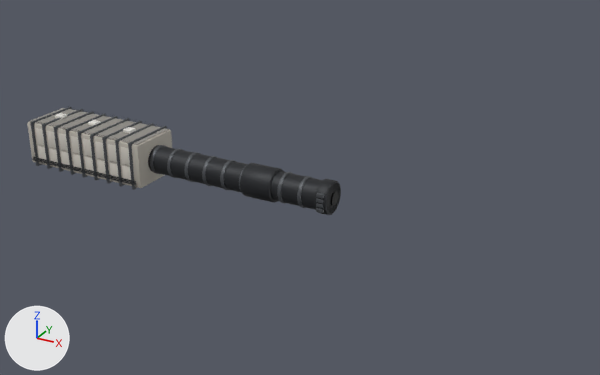
What one commit did to the glTF model machines/colossal/assets/boom.glb.
The view is the same before and after, from a camera (50 mm lens) standing at (281.0, -265.0, 134.0) and looking at (132.0, 6.0, -1.0). Lighting does not change. The marker at lower left points along +X, +Y and +Z. The picture after the commit comes second. Where no turn or scale is listed for an object, it has been applied to the vertices. Vertices at exactly the same position are counted once.

The scene before the commit, as lines of its bpy script (objects in view):
```python
me_barrel = bpy.data.meshes.new('barrel')
me_barrel.from_pydata(...)  # 4672 vertices, 9276 faces; spans x -45.0..45.8, y -7.1..7.1, z -7.0..7.0
# faces by material slot: [1780, 7308, 188]
me_barrel.materials.append(mat_trim_dark)  # dark grey #2b2d31
me_barrel.materials.append(mat_frame_dark)  # dark grey #54575c
me_barrel.materials.append(mat_bore_dark)  # black #040404
me_mantle = bpy.data.meshes.new('mantle')
me_mantle.from_pydata(...)  # 4008 vertices, 7536 faces; spans x -32.0..32.0, y -12.8..12.8, z -10.7..11.4
# faces by material slot: [108, 972, 3456, 2664, 12, 324]
me_mantle.materials.append(mat_hull_warm)  # grey #b9b4ab
me_mantle.materials.append(mat_frame_dark)  # dark grey #54575c
me_mantle.materials.append(mat_plate_light)  # light grey #d0cbc2
me_mantle.materials.append(mat_trim_dark)  # dark grey #2b2d31
me_mantle.materials.append(mat_deck_nonskid)  # grey #908d87
me_mantle.materials.append(mat_module_white)  # white #eae8e2
ob_barrel = bpy.data.objects.new('barrel', me_barrel)
ob_barrel.location = (105.0, 0.0, 0.0)
ob_mantle = bpy.data.objects.new('mantle', me_mantle)
ob_mantle.location = (32.0, 0.0, 0.0)
```
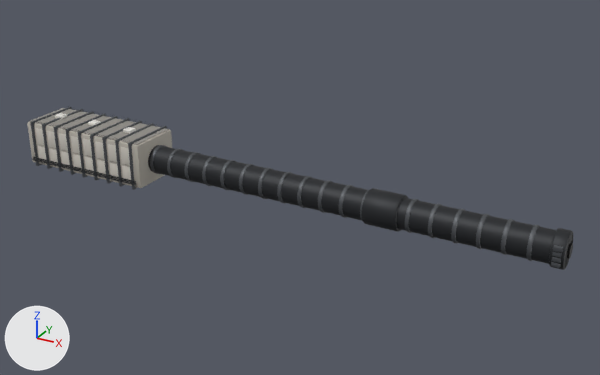
The edits, one by one:
me_barrel is used by ob_barrel; location (105.0, 0.0, 0.0).
me_barrel had 4672 vertices, 9276 faces and spanned x -45.0..45.8, y -7.1..7.1, z -7.0..7.0.
me_barrel now has 8512 vertices, 16916 faces and spans x -90.0..90.8, y -7.1..7.1, z -7.0..7.0.
me_barrel part 1: a new loose piece, a 64-sided cylinder along x spanning x -90.0..90.0, y -6.0..6.0, z -6.0..6.0, in mat_trim_dark (dark grey #2b2d31).
me_barrel part 2: the loose piece of 384 vertices spanning x 6.0..20.0, y -7.0..7.0, z -7.0..7.0 is moved by (9.0, 0.0, 0.0).
me_barrel part 3: the loose piece of 384 vertices spanning x 40.0..45.0, y -6.9..6.9, z -6.9..6.9 is moved by (45.0, 0.0, 0.0).
me_barrel part 4: the loose piece of 384 vertices spanning x 32.2..33.8, y -6.3..6.3, z -6.4..6.3 is copied, and the copy is moved by (9.0, 0.0, 0.0); it spans x 41.2..42.8, y -6.3..6.3, z -6.4..6.3.
me_barrel part 5: the loose piece of 384 vertices spanning x 32.2..33.8, y -6.3..6.3, z -6.4..6.3 is copied, and the copy is moved by (18.0, 0.0, 0.0); it spans x 50.2..51.8, y -6.3..6.3, z -6.4..6.3.
me_barrel part 6: the loose piece of 384 vertices spanning x 32.2..33.8, y -6.3..6.3, z -6.4..6.3 is copied, and the copy is moved by (27.0, 0.0, 0.0); it spans x 59.2..60.8, y -6.3..6.3, z -6.4..6.3.
me_barrel part 7: the loose piece of 384 vertices spanning x 32.2..33.8, y -6.3..6.3, z -6.4..6.3 is copied, and the copy is moved by (36.0, 0.0, 0.0); it spans x 68.2..69.8, y -6.3..6.3, z -6.4..6.3.
me_barrel part 8: the loose piece of 384 vertices spanning x 32.2..33.8, y -6.3..6.3, z -6.4..6.3 is copied, and the copy is moved by (45.0, 0.0, 0.0); it spans x 77.2..78.8, y -6.3..6.3, z -6.4..6.3.
me_barrel part 9: the loose piece of 56 vertices spanning x 41.0..44.0, y -7.1..7.1, z -3.8..-2.2 is moved by (45.0, 0.0, 0.0).
me_barrel part 10: the loose piece of 56 vertices spanning x 41.0..44.0, y -7.1..7.1, z -1.8..-0.2 is moved by (45.0, 0.0, 0.0).
me_barrel part 11: the loose piece of 56 vertices spanning x 41.0..44.0, y -7.1..7.1, z 0.2..1.8 is moved by (45.0, 0.0, 0.0).
me_barrel part 12: the loose piece of 56 vertices spanning x 41.0..44.0, y -7.1..7.1, z 2.2..3.8 is moved by (45.0, 0.0, 0.0).
me_barrel part 13: the loose piece of 96 vertices spanning x 44.8..45.8, y -2.7..2.7, z -2.7..2.7 is moved by (45.0, 0.0, 0.0).
Other edits to the shape of me_barrel do not show in these pictures.
Object 'barrel' (ob_barrel) moves from (105.0, 0.0, 0.0) to (150.0, 0.0, 0.0).

What differs and where, as boxes [x1, y1, x2, y2] in the pictures (600 x 375 px; the box of a moved part takes in the faces that stretch with it):
'barrel', reshaped, moved (120% wider, 77% taller): before [148, 145, 341, 215]; after [148, 145, 573, 270]
part 1 of me_barrel, added: after [148, 145, 573, 267]
part 2 of me_barrel, moved or reshaped: before [240, 163, 284, 203]; after [362, 188, 408, 231]
part 3 of me_barrel, moved or reshaped: before [315, 179, 341, 215]; after [549, 228, 573, 270]
part 4 of me_barrel, added: after [428, 204, 441, 238]
part 5 of me_barrel, added: after [451, 209, 466, 243]
part 6 of me_barrel, added: after [476, 214, 490, 249]
part 7 of me_barrel, added: after [501, 219, 514, 255]
part 8 of me_barrel, added: after [526, 225, 539, 261]
part 9 of me_barrel, moved or reshaped: before [316, 208, 324, 213]; after [551, 262, 561, 268]
part 10 of me_barrel, moved or reshaped: before [316, 203, 323, 208]; after [552, 257, 561, 263]
part 11 of me_barrel, moved or reshaped: before [316, 198, 323, 204]; after [552, 251, 562, 258]
part 12 of me_barrel, moved or reshaped: before [316, 193, 324, 199]; after [553, 245, 563, 252]
part 13 of me_barrel, moved or reshaped: before [330, 191, 338, 205]; after [567, 243, 573, 259]
